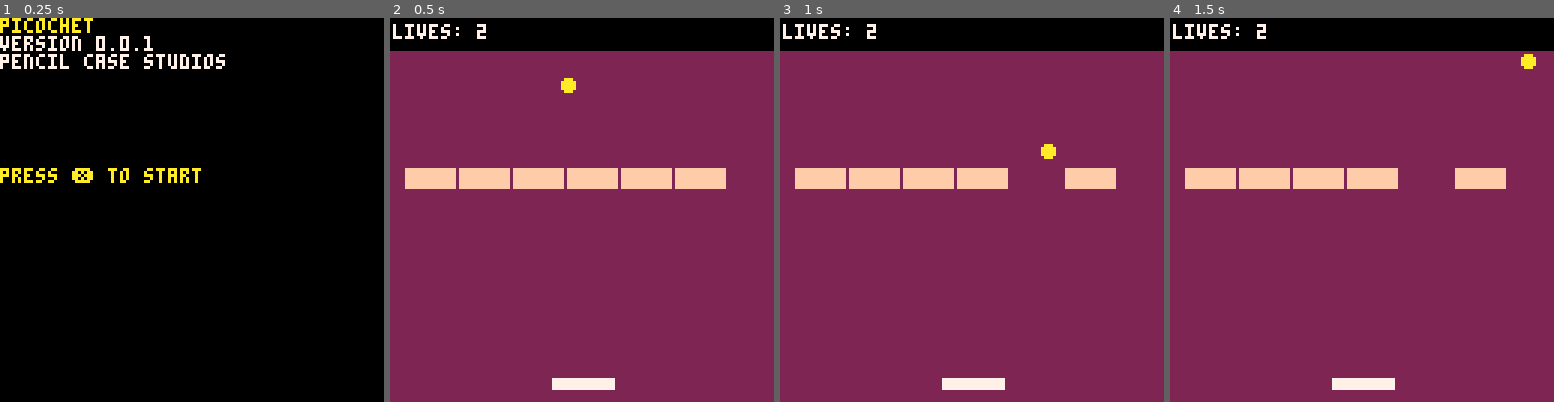
Above: before the commit, frames 1-4 (left to right).
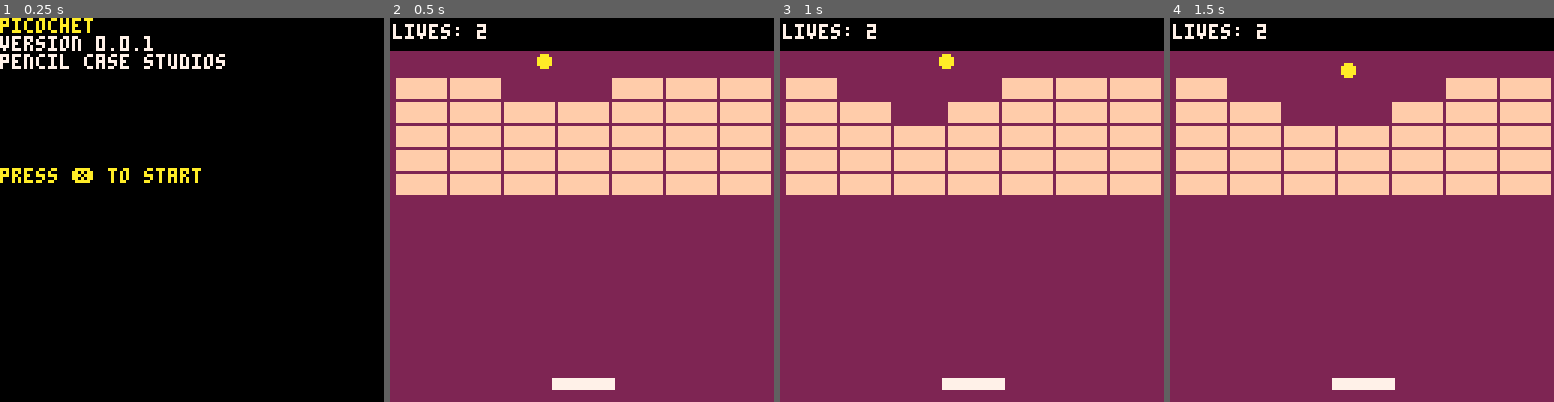
Above: after the commit, the same moments.

Repository: pencilcasestudios/picochet
Game: PICO-8 cartridge picochet.p8
Same seed, same stepped clock (60 frames per second), same inputs: the game is played once before the commit and once after it.
Inputs:
- Up to frame 1 (0.25 s): no input
- Up to frame 2 (0.5 s): tap X (X key) at 0.33 s
- Up to frame 3 (1 s): no input
- Up to frame 4 (1.5 s): tap X (X key) at 1.07 s

Frame 1 is identical in both runs. In frame 2, 22% of the frame differs, in the area x 1-100%, y 9-47%; in frame 3, 20%; in frame 4, 19%.

Commit message:
Build several rows of bricks

Diff:
--- a/picochet.p8
+++ b/picochet.p8
@@ -87,13 +87,16 @@
 	is_brick_visible={}
 
 	local i
-	for i=1,6 do
+	for i=1,35 do
 		add(
 			brick_x,(
-				5+(i-1)*(brick_width+2)
+				2+((i-1)%7)*(brick_width+2)
 			)
 		)
-		add(brick_y,50)
+		add(
+			brick_y,
+			20+flr((i-1)/7)*(brick_height+2)
+		)
 		add(is_brick_visible,true)
 	end
 end
